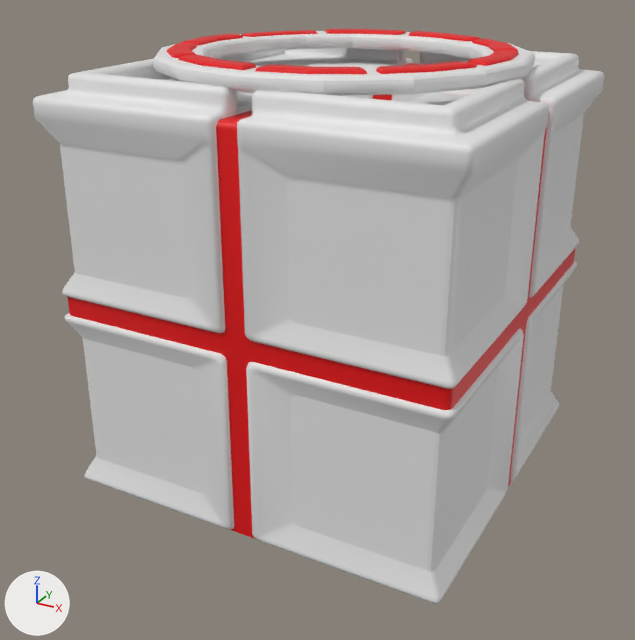
Two versions of the Blender file Assets/Models/RoomObjects/PowerBank/powerBank_v2.blend, one commit apart.
Both versions are drawn from a 50 mm camera at (0.949, -1.842, 1.566) aimed at (-0.023, -0.076, 0.683). The lights are fixed; the arrows at lower left show +X, +Y and +Z. The picture after the commit comes second.

The first picture shows 'Base', 'P5', 'P6' and 8 more.
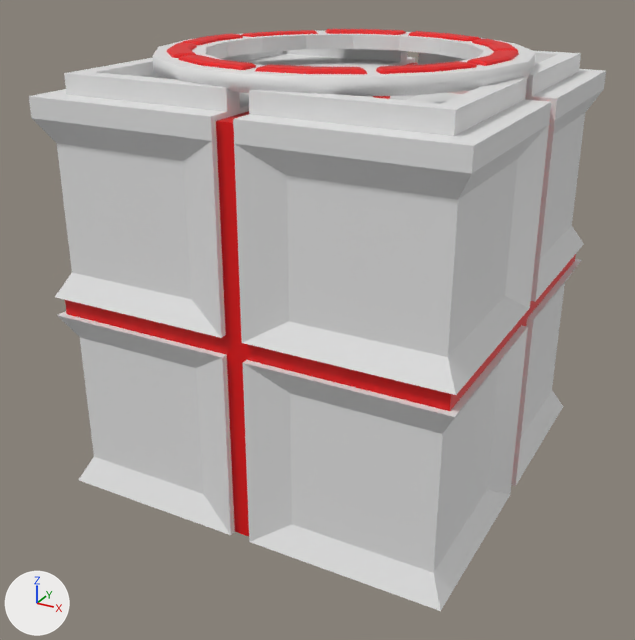
Edits to the bpy script that builds the scene:
```text
Change me_circle_001:
    used by ob_base; location = (0.0, 0.0, 0.0)
    remove me_circle_001.from_pydata(...)  # 398 vertices, 326 faces; spans x -0.49..0.489, y -0.484..0.488, z 0.298..1.327
    add me_circle_001.from_pydata(...)  # 398 vertices, 342 faces; spans x -0.49..0.489, y -0.484..0.488, z 0.298..1.327
    me_circle_001 part 1: 240 kept faces spanning x -0.49..0.489, y -0.484..0.488, z 0.298..1.298 are now shaded flat
    me_circle_001 part 2: 16 kept faces spanning x -0.427..0.429, y -0.427..0.429, z 1.292..1.327 are now shaded smooth
    edits to the shape of me_circle_001 do not show in these pictures
Change ob_base:
    remove _m = ob_base.modifiers.new('Bevel', 'BEVEL')
    remove _m.width = 0.02
    remove _m.width_pct = 0.02
    remove _m.segments = 3
    remove _m.offset_type = 'WIDTH'
    remove _m.face_strength_mode = 'FSTR_NEW'
```

Pixel boxes (x1, y1, x2, y2) of what changed, in the pictures (635 x 640 px):
'Base', reshaped, modifiers changed
    before: (33, 31, 604, 604)
    after: (29, 31, 606, 611)
part 1 of me_circle_001, shading changed
    before: (33, 48, 604, 604)
    after: (29, 49, 606, 611)
part 2 of me_circle_001, shading changed
    both: (153, 55, 535, 93)
